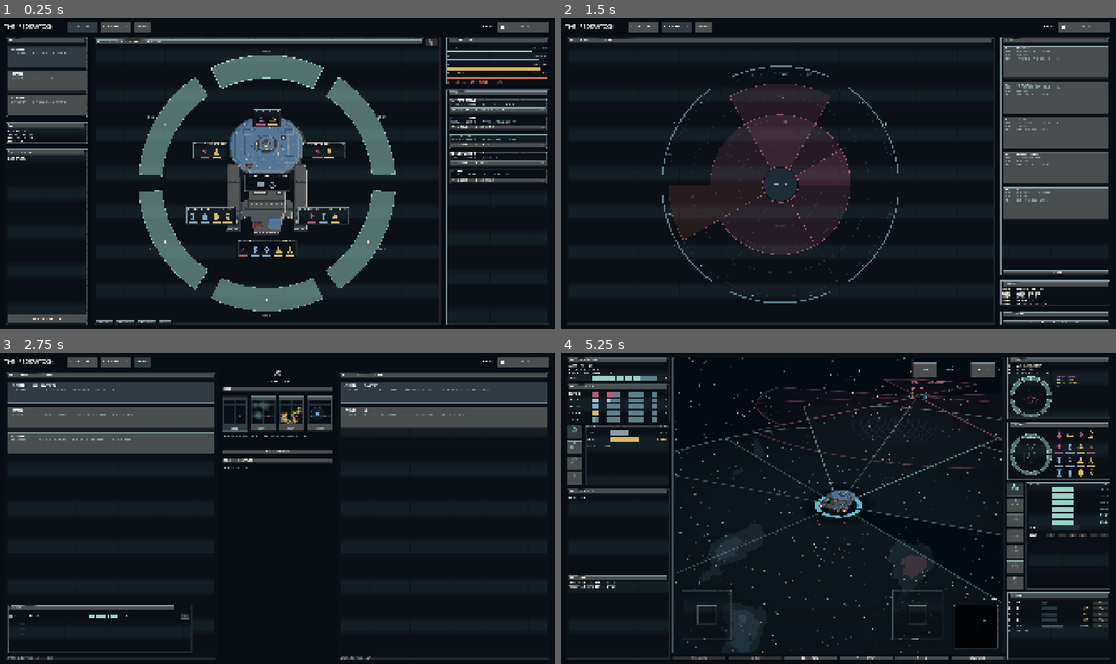
Above: before the commit, frames 1-4 (two rows, left to right).
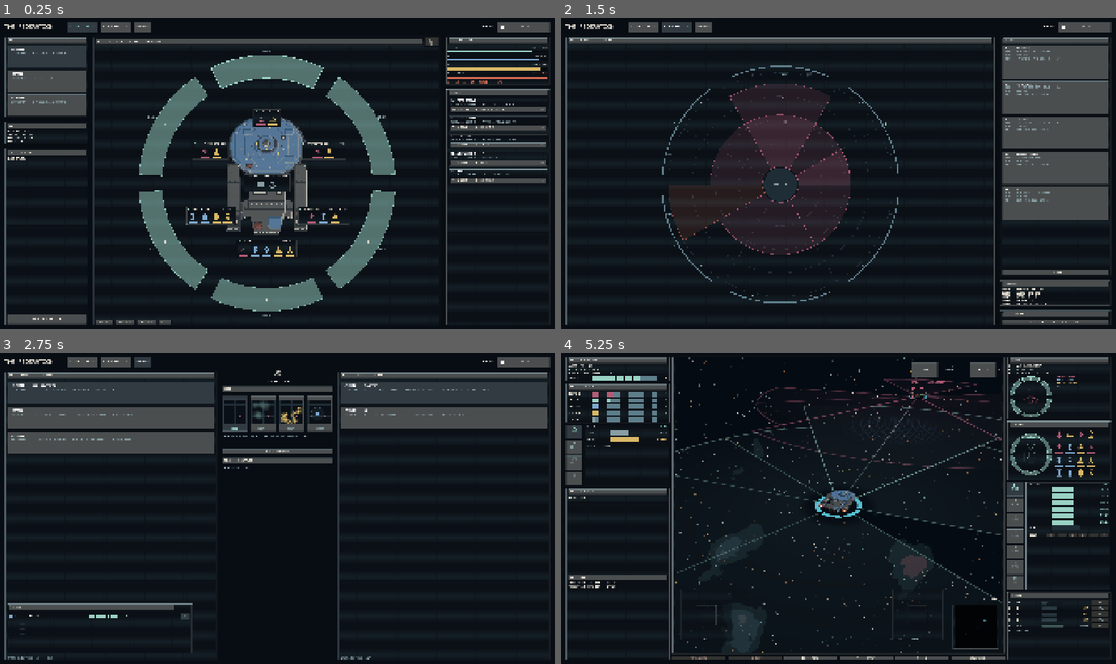
Above: after the commit, the same moments.

Repository: RubenTipparach/the-federation
Game: Godot game, scene res://scenes/main.tscn
Two runs of this game, one before a commit and one after it. Both use one fixed random seed, a clock stepped at 60 frames per second and the inputs below.
Inputs (mouse positions are in pixels of both pictures, inside the frame that each line leads up to):
- Up to frame 1 (0.25 s): no input
- Up to frame 2 (1.5 s): click "Fitting and SSD" at 0.5 s; click "Mounts and arcs" at 1.25 s
- Up to frame 3 (2.75 s): click "Skirmish" at 2 s
- Up to frame 4 (5.25 s): click "Begin skirmish" at 2.75 s; click "Next >" at 3.5 s; click "Next >" at 4.25 s; click (572, 430) at 5 s

The runs differ from the first frame. In frame 1, 4.6% of the frame differs, in the area x 0-100%, y 1-99%; in frame 2, 3.5%; in frame 3, 3.4%; in frame 4, 3.9%.

Commit message:
Clean the chassis pixel art: one grid, and no marks in a repeating band
Three faults, all visible in one screenshot of a header bar.

ONE PIXEL GRID. gen_font.py's B and gen_ui_plates.py's B are required to
match, and they had not since the face was rebaked at 1: every bevel was
two device pixels thick beside a letter stroke one pixel thick. The plates
are baked at 1 now, so the chassis and the type are drawn on the same
grid.

NO SPECKS IN A STRETCH BAND, AND NONE IN A TILED ONE EITHER. The header
carried flecks on its top row, which was inside the top margin but still
inside the horizontal stretch band, so a nine patch smeared one dark speck
into a dash along the highlight. They are gone: a header is 24 blocks of
art asked to be three hundred pixels wide, and nothing in the middle
survives that.

THE GUARD WAS A BOX WHERE IT HAD TO BE TWO BANDS. grit's `avoid` skipped
a speck only when its column AND its row were both inside the centre, so
the four edge strips kept theirs, and every one of those tiled or
stretched along its edge. The plate opted out of the guard entirely on the
grounds that its centre tiles rather than stretches, which was wrong in
the same way: a repeat is a pattern, not randomness. At two pixels a block
the period was 24 and passed for speckle; at one it is 12 and it drew a
dotted rule across the top of every panel in the game. The test is now
column OR row, so flecks live only in the four corners a nine patch leaves
untouched.

Verified by measuring the rendered rows rather than by eye: no row above
the header's text varies along its length any more.

Co-Authored-By: Claude Fable 5 <noreply@anthropic.com>
Claude-Session: https://claude.ai/code/session_01CvwCzyN7nJMTRzM6y36WyC

Diff:
--- a/assets/ui/skin_theme_federation.tres
+++ b/assets/ui/skin_theme_federation.tres
@@ -18,10 +18,10 @@
 
 [sub_resource type="StyleBoxTexture" id="plate"]
 texture = ExtResource("plate")
-texture_margin_left = 8.0
-texture_margin_top = 8.0
-texture_margin_right = 8.0
-texture_margin_bottom = 8.0
+texture_margin_left = 4.0
+texture_margin_top = 4.0
+texture_margin_right = 4.0
+texture_margin_bottom = 4.0
 content_margin_left = 8.0
 content_margin_top = 4.0
 content_margin_right = 8.0
@@ -31,10 +31,10 @@
 
 [sub_resource type="StyleBoxTexture" id="header"]
 texture = ExtResource("header")
-texture_margin_left = 10.0
-texture_margin_top = 6.0
-texture_margin_right = 10.0
-texture_margin_bottom = 6.0
+texture_margin_left = 5.0
+texture_margin_top = 3.0
+texture_margin_right = 5.0
+texture_margin_bottom = 3.0
 content_margin_left = 10.0
 content_margin_top = 6.0
 content_margin_right = 10.0
@@ -42,10 +42,10 @@
 
 [sub_resource type="StyleBoxTexture" id="button_normal"]
 texture = ExtResource("button_normal")
-texture_margin_left = 6.0
-texture_margin_top = 6.0
-texture_margin_right = 6.0
-texture_margin_bottom = 6.0
+texture_margin_left = 3.0
+texture_margin_top = 3.0
+texture_margin_right = 3.0
+texture_margin_bottom = 3.0
 content_margin_left = 7.0
 content_margin_top = 4.0
 content_margin_right = 7.0
@@ -53,10 +53,10 @@
 
 [sub_resource type="StyleBoxTexture" id="button_hover"]
 texture = ExtResource("button_hover")
-texture_margin_left = 6.0
-texture_margin_top = 6.0
-texture_margin_right = 6.0
-texture_margin_bottom = 6.0
+texture_margin_left = 3.0
+texture_margin_top = 3.0
+texture_margin_right = 3.0
+texture_margin_bottom = 3.0
 content_margin_left = 7.0
 content_margin_top = 4.0
 content_margin_right = 7.0
@@ -64,10 +64,10 @@
 
 [sub_resource type="StyleBoxTexture" id="button_pressed"]
 texture = ExtResource("button_pressed")
-texture_margin_left = 6.0
-texture_margin_top = 6.0
-texture_margin_right = 6.0
-texture_margin_bottom = 6.0
+texture_margin_left = 3.0
+texture_margin_top = 3.0
+texture_margin_right = 3.0
+texture_margin_bottom = 3.0
 content_margin_left = 7.0
 content_margin_top = 4.0
 content_margin_right = 7.0
@@ -75,10 +75,10 @@
 
 [sub_resource type="StyleBoxTexture" id="button_disabled"]
 texture = ExtResource("button_disabled")
-texture_margin_left = 6.0
-texture_margin_top = 6.0
-texture_margin_right = 6.0
-texture_margin_bottom = 6.0
+texture_margin_left = 3.0
+texture_margin_top = 3.0
+texture_margin_right = 3.0
+texture_margin_bottom = 3.0
 content_margin_left = 7.0
 content_margin_top = 4.0
 content_margin_right = 7.0
--- a/assets/ui/skin_theme_kthaari.tres
+++ b/assets/ui/skin_theme_kthaari.tres
@@ -18,10 +18,10 @@
 
 [sub_resource type="StyleBoxTexture" id="plate"]
 texture = ExtResource("plate")
-texture_margin_left = 8.0
-texture_margin_top = 8.0
-texture_margin_right = 8.0
-texture_margin_bottom = 8.0
+texture_margin_left = 4.0
+texture_margin_top = 4.0
+texture_margin_right = 4.0
+texture_margin_bottom = 4.0
 content_margin_left = 8.0
 content_margin_top = 4.0
 content_margin_right = 8.0
@@ -31,10 +31,10 @@
 
 [sub_resource type="StyleBoxTexture" id="header"]
 texture = ExtResource("header")
-texture_margin_left = 10.0
-texture_margin_top = 6.0
-texture_margin_right = 10.0
-texture_margin_bottom = 6.0
+texture_margin_left = 5.0
+texture_margin_top = 3.0
+texture_margin_right = 5.0
+texture_margin_bottom = 3.0
 content_margin_left = 10.0
 content_margin_top = 6.0
 content_margin_right = 10.0
@@ -42,10 +42,10 @@
 
 [sub_resource type="StyleBoxTexture" id="button_normal"]
 texture = ExtResource("button_normal")
-texture_margin_left = 6.0
-texture_margin_top = 6.0
-texture_margin_right = 6.0
-texture_margin_bottom = 6.0
+texture_margin_left = 3.0
+texture_margin_top = 3.0
+texture_margin_right = 3.0
+texture_margin_bottom = 3.0
 content_margin_left = 7.0
 content_margin_top = 4.0
 content_margin_right = 7.0
@@ -53,10 +53,10 @@
 
 [sub_resource type="StyleBoxTexture" id="button_hover"]
 texture = ExtResource("button_hover")
-texture_margin_left = 6.0
-texture_margin_top = 6.0
-texture_margin_right = 6.0
-texture_margin_bottom = 6.0
+texture_margin_left = 3.0
+texture_margin_top = 3.0
+texture_margin_right = 3.0
+texture_margin_bottom = 3.0
 content_margin_left = 7.0
 content_margin_top = 4.0
 content_margin_right = 7.0
@@ -64,10 +64,10 @@
 
 [sub_resource type="StyleBoxTexture" id="button_pressed"]
 texture = ExtResource("button_pressed")
-texture_margin_left = 6.0
-texture_margin_top = 6.0
-texture_margin_right = 6.0
-texture_margin_bottom = 6.0
+texture_margin_left = 3.0
+texture_margin_top = 3.0
+texture_margin_right = 3.0
+texture_margin_bottom = 3.0
 content_margin_left = 7.0
 content_margin_top = 4.0
 content_margin_right = 7.0
@@ -75,10 +75,10 @@
 
 [sub_resource type="StyleBoxTexture" id="button_disabled"]
 texture = ExtResource("button_disabled")
-texture_margin_left = 6.0
-texture_margin_top = 6.0
-texture_margin_right = 6.0
-texture_margin_bottom = 6.0
+texture_margin_left = 3.0
+texture_margin_top = 3.0
+texture_margin_right = 3.0
+texture_margin_bottom = 3.0
 content_margin_left = 7.0
 content_margin_top = 4.0
 content_margin_right = 7.0
Binary file changed: assets/ui/skin/federation/button_disabled.png
Binary file changed: assets/ui/skin/federation/button_hover.png
Binary file changed: assets/ui/skin/federation/button_normal.png
Binary file changed: assets/ui/skin/federation/button_pressed.png
Binary file changed: assets/ui/skin/federation/header.png
Binary file changed: assets/ui/skin/federation/plate.png
Binary file changed: assets/ui/skin/kthaari/button_disabled.png
Binary file changed: assets/ui/skin/kthaari/button_hover.png
Binary file changed: assets/ui/skin/kthaari/button_normal.png
Binary file changed: assets/ui/skin/kthaari/button_pressed.png
Binary file changed: assets/ui/skin/kthaari/header.png
Binary file changed: assets/ui/skin/kthaari/plate.png
(and 1 more such lines)
